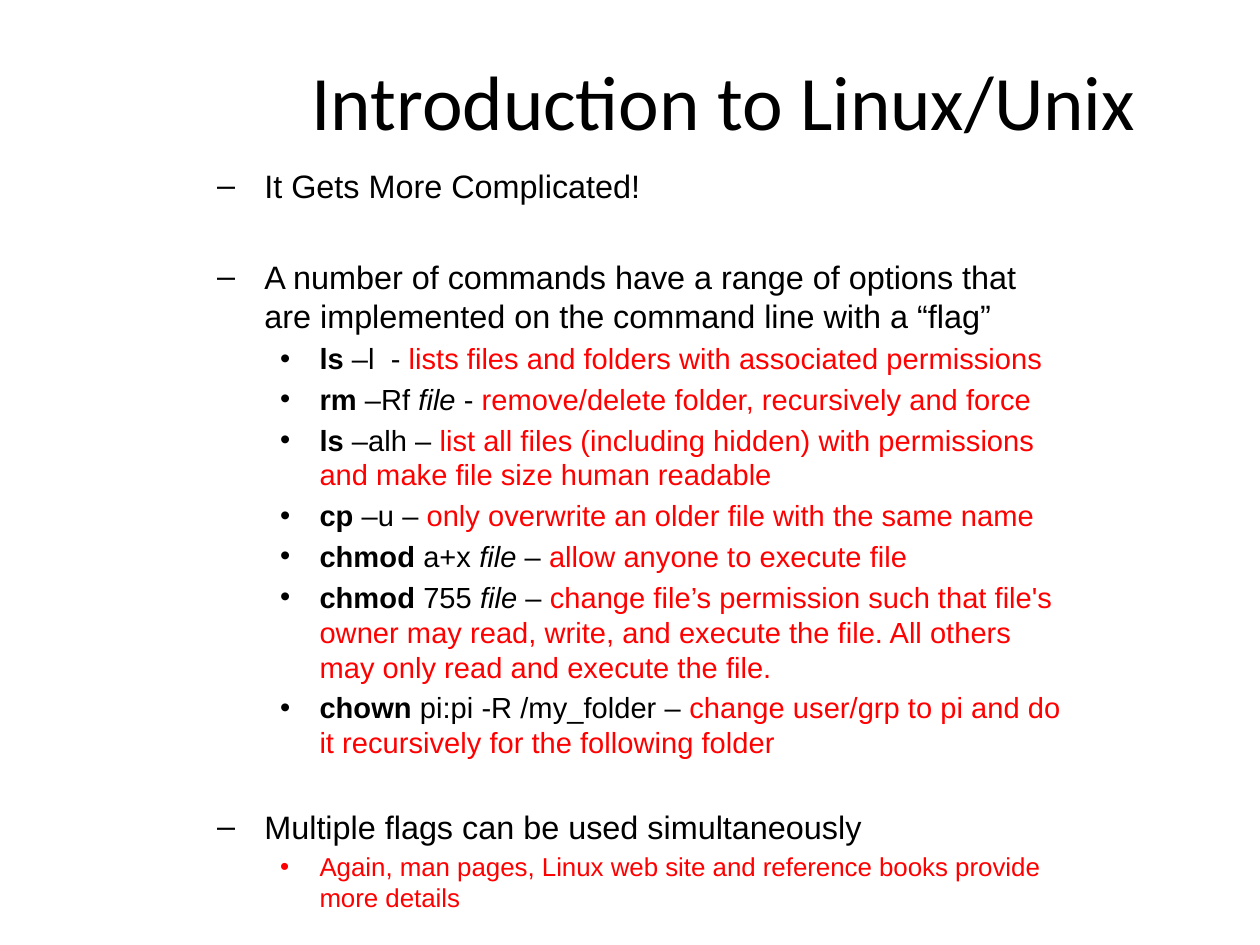
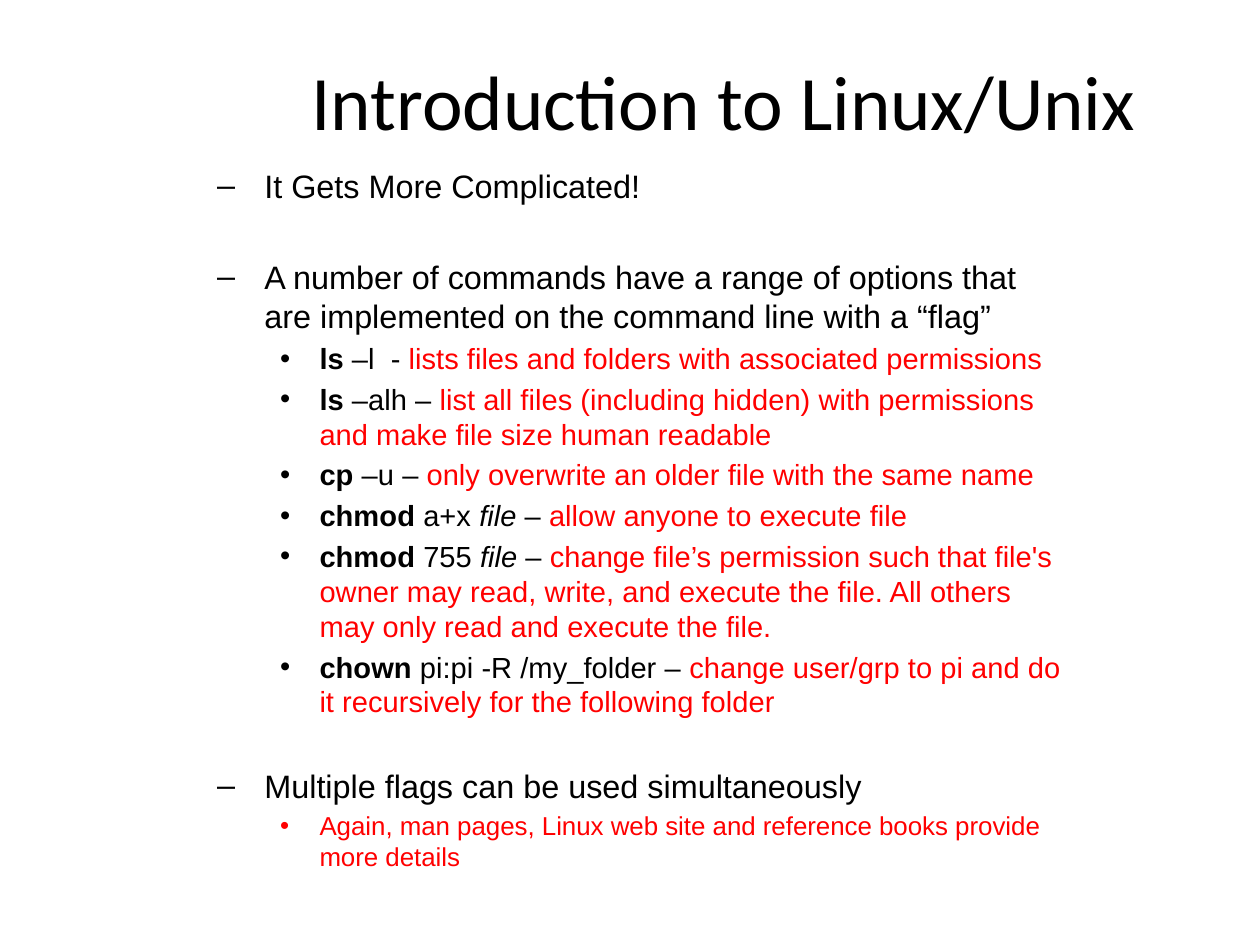
Before and after one commit to MarsUniversity/ece387-robotics, a slide deck: slide 11 of website/block_1_basics/lsn2/lsn2-linux.pptx (slide 13 before the commit). Drawn at 1260x945 pixels with LibreOffice and Linux fonts; fonts in the diff are those of the drawing. Boxes give left, top, right and bottom in pixels: in the first picture for what was removed or moved away, otherwise in the second. Text is boxed around its words. In the diff, an @@ line names an element or a change of style, - is before the commit and + after.

```diff
--- a/website/block_1_basics/lsn2/lsn2-linux.pptx
+++ b/website/block_1_basics/lsn2/lsn2-linux.pptx
@@ text at box(320, 389, 1031, 415): paragraph removed @@
-  • rm –Rf file - remove/delete folder, recursively and force
```
Also in this commit, not shown: 6 other slides changed, 2 slides added.
